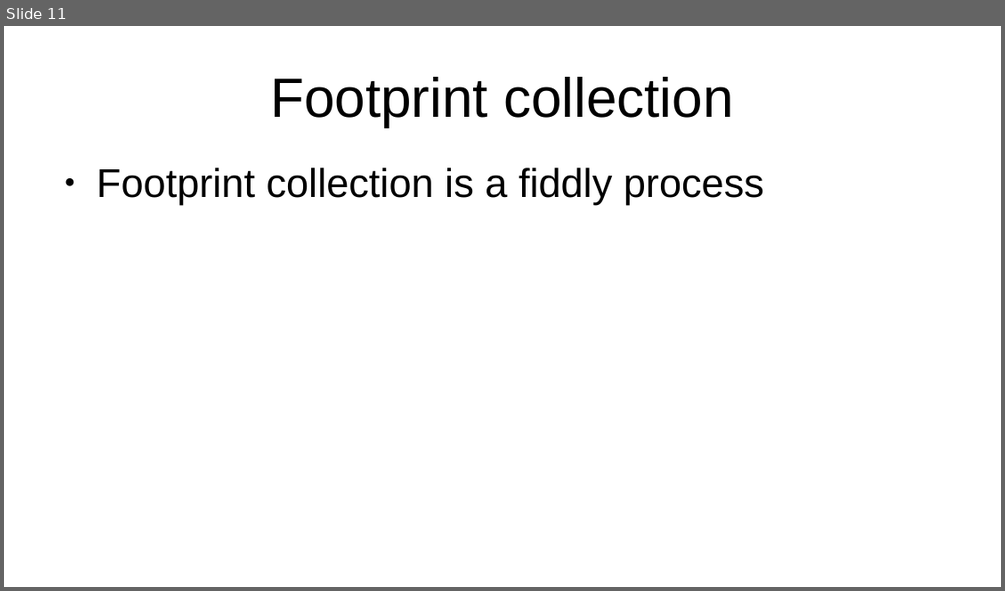
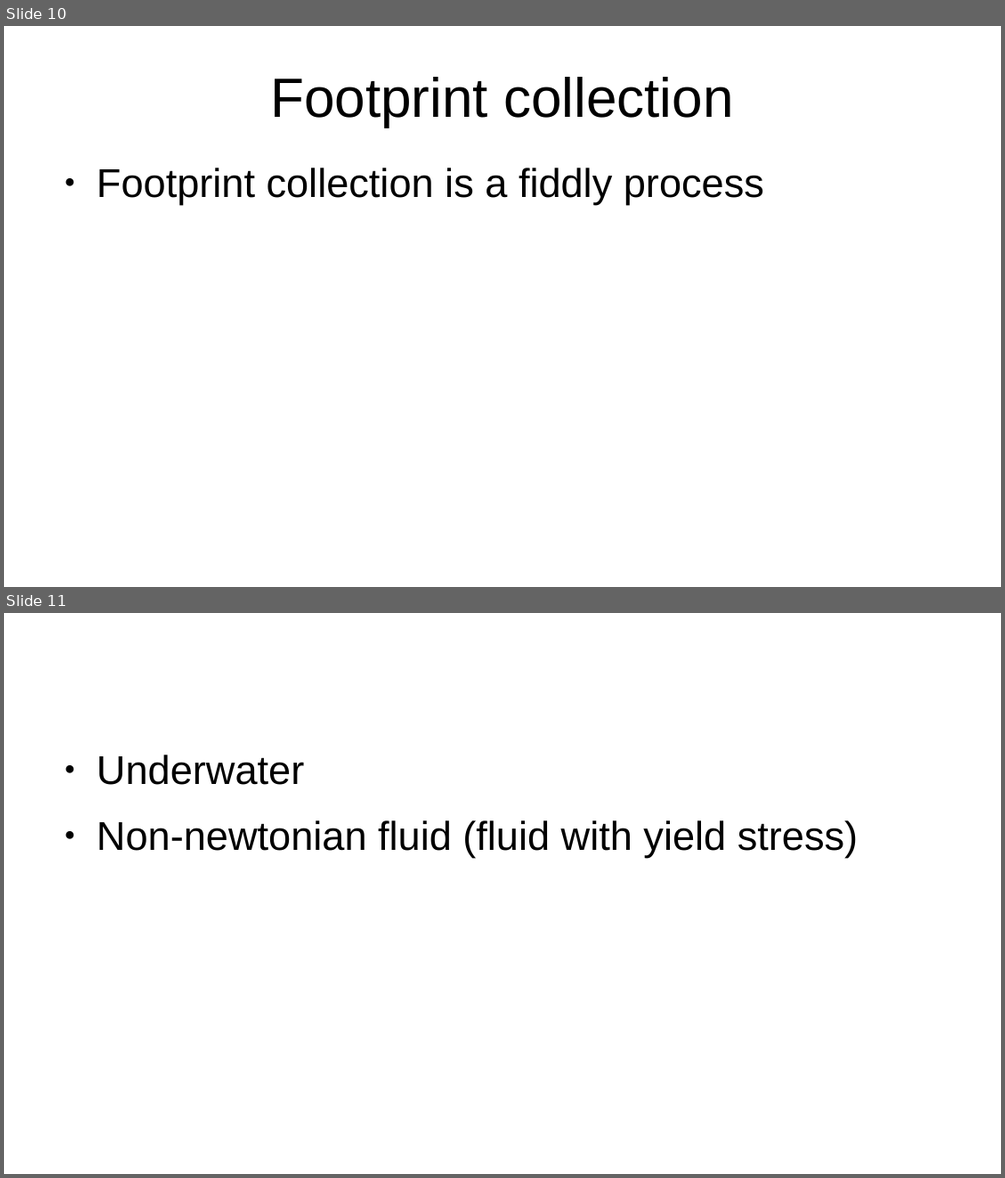
Before and after one commit to bananaturtlesandwich/beetle, a slide deck: presentation.odp. Shown one above the other, each under a label of ours: slide 11 before the commit, slides 10 and 11 after it. The pictures are 1005x591 and 1005x1178 pixels, drawn with LibreOffice and Linux fonts; fonts in the diff are those of the drawing. Boxes give left, top, right and bottom in pixels: in the first picture for what was removed or moved away, otherwise in the second. Text is boxed around its words. In the diff, an @@ line names an element or a change of style, - is before the commit and + after.

```diff
--- a/presentation.odp
+++ b/presentation.odp
@@ slide 11 added at (x1=4, y1=613, x2=1001, y2=1174), background #FFFFFF @@
@@ text added at (x1=97, y1=755, x2=858, y2=858), 32 pt, text #000000 @@
+● Underwater
+● Non-newtonian fluid (fluid with yield stress)
@@ what was slide 11 is now slide 10 @@
```
Also in this commit, not shown: 2 slides changed, 5 other slides added, 6 slides removed, 14 other files.
